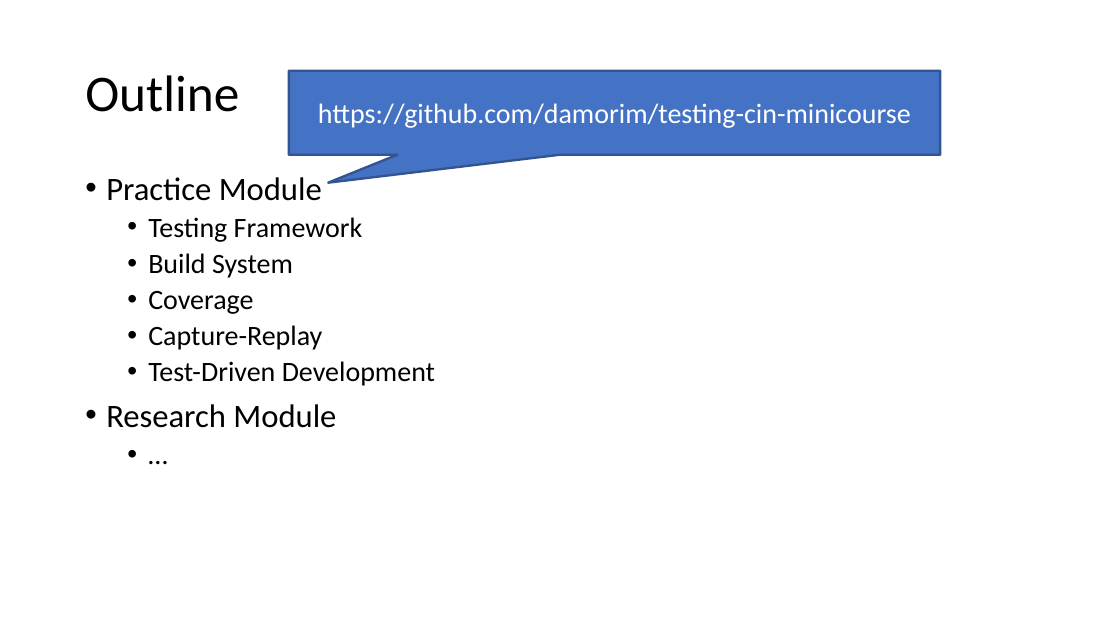
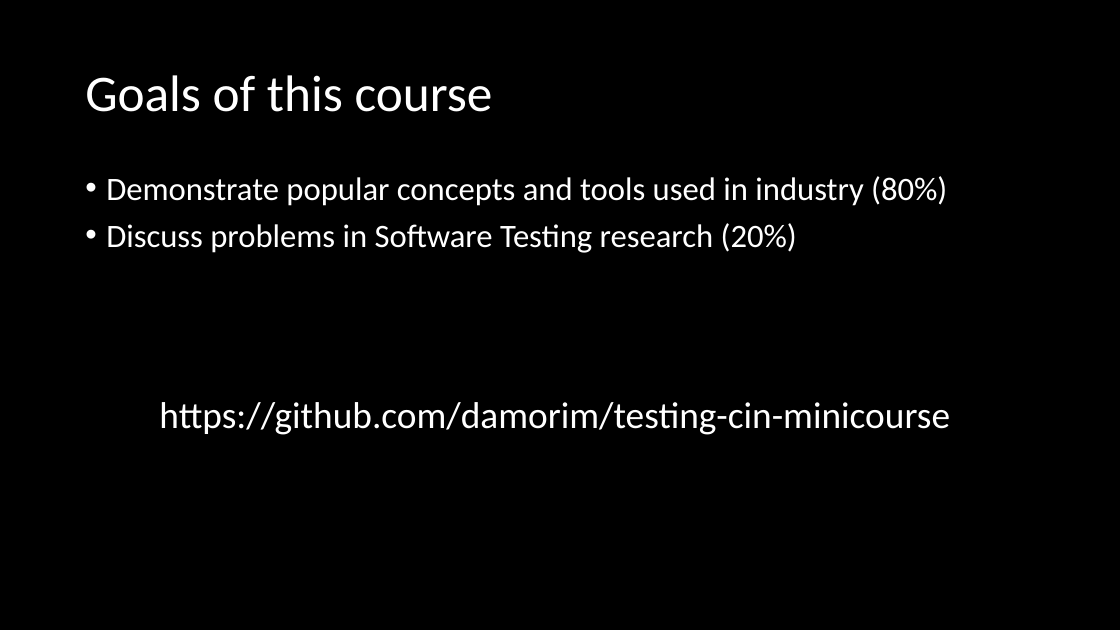
Before and after one commit to damorim/testing-cin-minicourse, a slide deck: slide 6 of testing-minicourse.pptx (slide 15 before the commit). Drawn at 1120x630 pixels with LibreOffice and Linux fonts; fonts in the diff are those of the drawing. Boxes give left, top, right and bottom in pixels: in the first picture for what was removed or moved away, otherwise in the second. Text is boxed around its words. In the diff, an @@ line names an element or a change of style, - is before the commit and + after.

```diff
--- a/testing-minicourse.pptx
+++ b/testing-minicourse.pptx
@@ background #FFFFFF to #000000 @@
@@ text at (85,75,493,112): text changed; text colour #000000 to #FFFFFF @@
-Outline
+Goals of this course
@@ text at (106,176,947,253): text changed; size 24 to 28 pt; text colour #000000 to #FFFFFF @@
-• Practice Module
-  • Testing Framework
-  • Build System
-  • Coverage
-  • Capture-Replay
-  • Test-Driven Development
-• Research Module
+• Demonstrate popular concepts and tools used in industry (80%)
+• Discuss problems in Software Testing research (20%)
@@ text "https://github.com/damorim/testing-cin-minicourse": place and size @@
-text "https://github.com/damorim/testing-cin-minicourse" at (289,71,940,155)
+text "https://github.com/damorim/testing-cin-minicourse" at (159,402,950,435)
@@ text "https://github.com/damorim/testing-cin-minicourse" at (159,402,950,435): size 24 to 32 pt; alignment centre to left; vertical alignment middle to top; fill #4472C4 to none; outline #325491 2 pt to none @@
```
Also in this commit, not shown: 20 other slides changed, 45 slides added, 18 slides removed.
